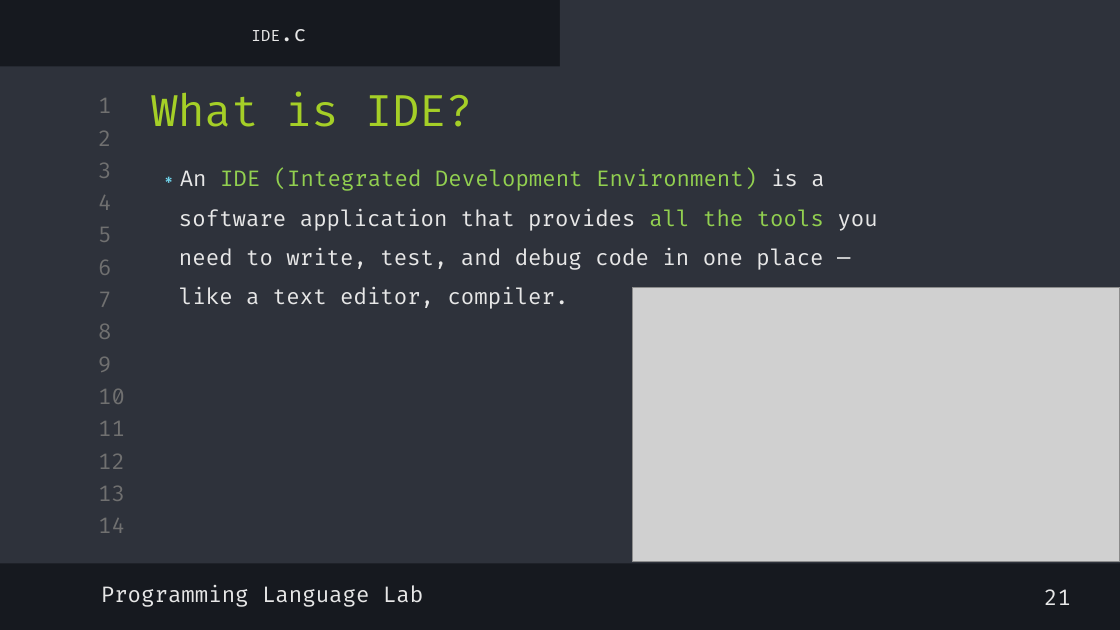
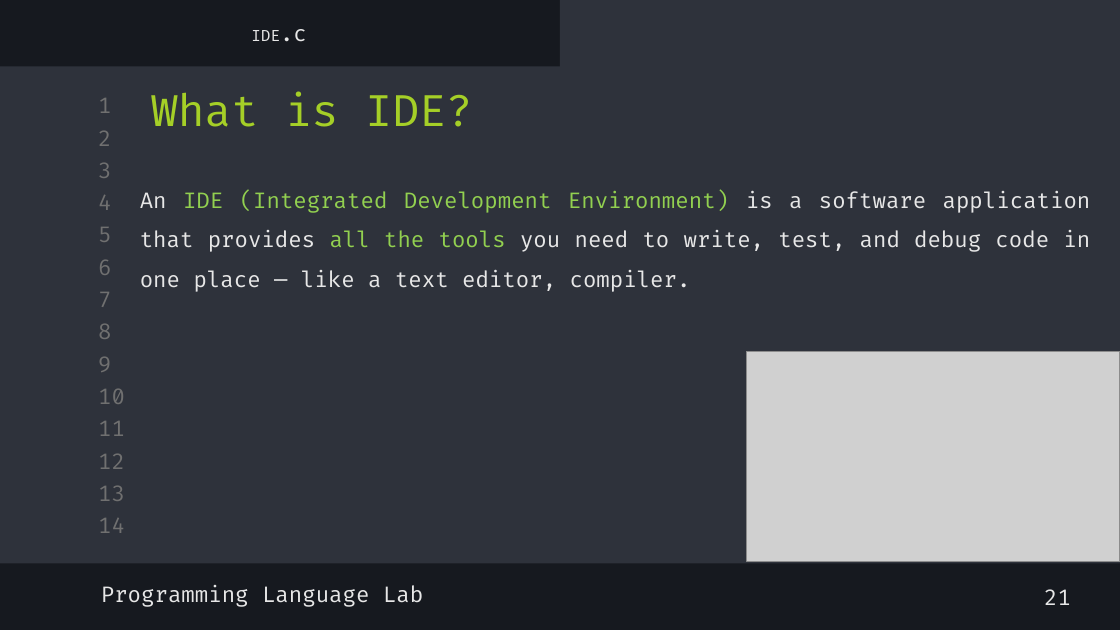
Before and after one commit to shayan-naghizadeh/C-Lab-AUT, a slide deck: slide 25 of slides/1.Introduction/Intro.pptx. Drawn at 1120x630 pixels with LibreOffice and Linux fonts; fonts in the diff are those of the drawing; grey boxes stand for pictures. Boxes give left, top, right and bottom in pixels: in the first picture for what was removed or moved away, otherwise in the second. Text is boxed around its words. In the diff, an @@ line names an element or a change of style, - is before the commit and + after.

```diff
--- a/slides/1.Introduction/Intro.pptx
+++ b/slides/1.Introduction/Intro.pptx
@@ text "An IDE (Integrated Development Environment) ...": place and size @@
-text "An IDE (Integrated Development Environment) ..." at (179,169,878,309)
+text "An IDE (Integrated Development Environment) ..." at (140,190,1091,292)
@@ text "An IDE (Integrated Development Environment) ..." at (140,190,1091,292): alignment left to justified; bullet ∗ to none @@
@@ picture: place and size @@
-picture at (632,287,1120,561)
+picture at (747,352,1120,561)
```
Also in this commit, not shown: 11 other slides changed.
